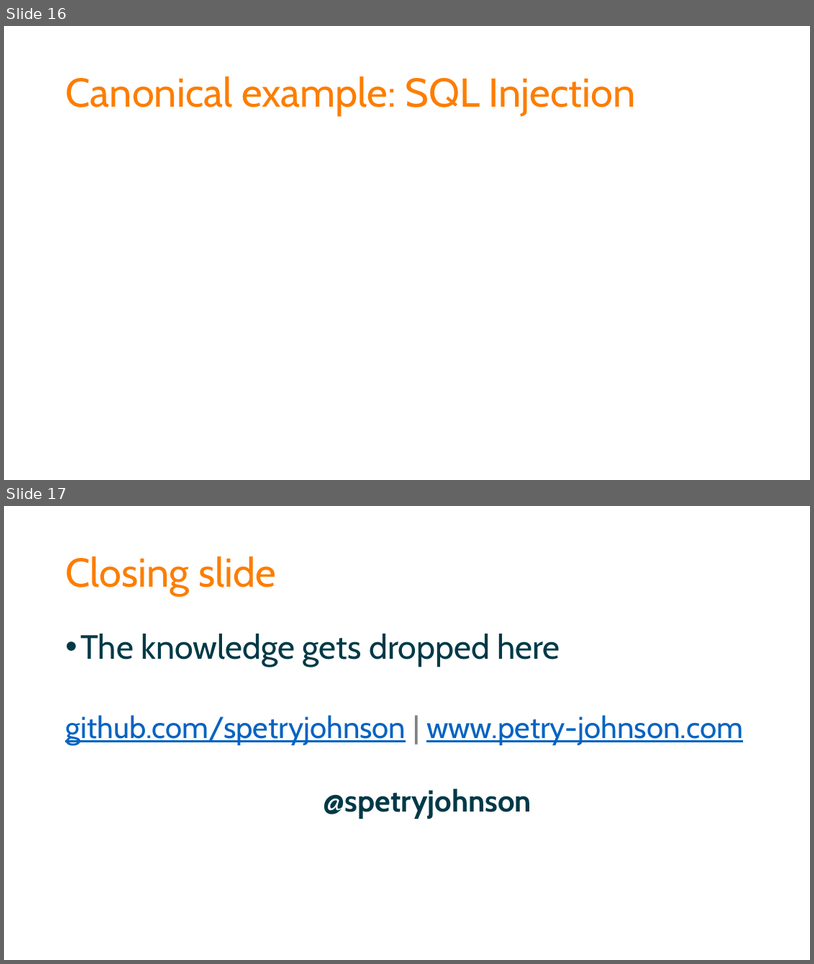
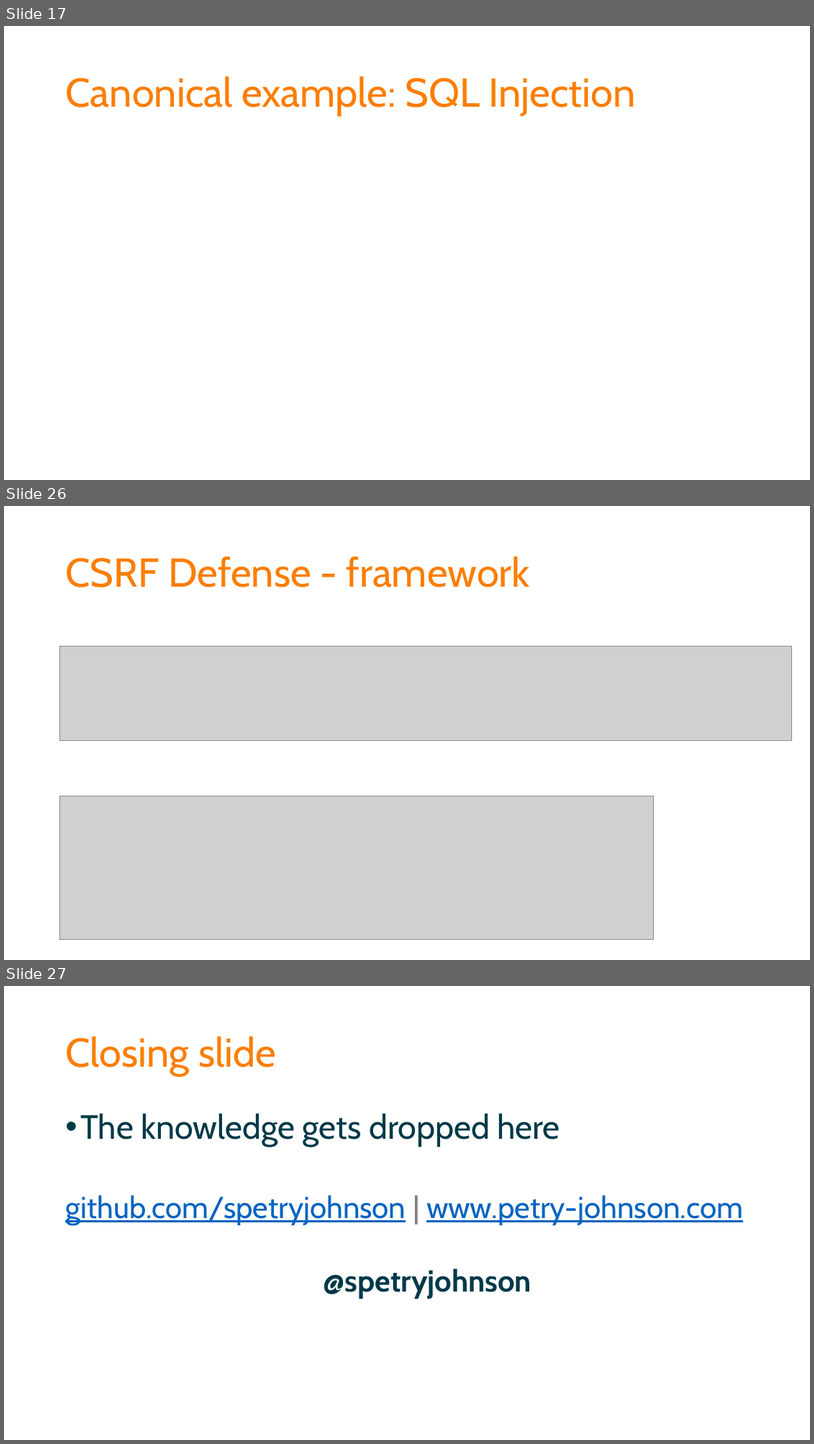
Before and after one commit to spetryjohnson/Talk---Dont-Write-Secure-Code-Design-Secure-Systems, a slide deck: Secure Systems - CodeMash 2017.pptx. Shown one above the other, each under a label of ours: slides 16 and 17 before the commit, slides 17, 26 and 27 after it; the slides between them are not shown. The pictures are 814x964 and 814x1444 pixels, drawn with LibreOffice and Linux fonts; fonts in the diff are those of the drawing; grey boxes stand for pictures. Boxes give left, top, right and bottom in pixels: in the first picture for what was removed or moved away, otherwise in the second. Text is boxed around its words. In the diff, an @@ line names an element or a change of style, - is before the commit and + after.

```diff
--- a/Secure Systems - CodeMash 2017.pptx
+++ b/Secure Systems - CodeMash 2017.pptx
@@ slide 26 added at [4, 506, 810, 960], background #FFFFFF @@
@@ title added at [65, 556, 530, 587], 48 pt, text #FD7D00 @@
+CSRF Defense - framework
@@ picture added at [59, 646, 792, 740] @@
@@ picture added at [59, 795, 654, 939] @@
@@ what was slide 16 is now slide 17 @@
@@ what was slide 17 is now slide 27 @@
```
Also in this commit, not shown: 9 other slides added, 1 other file.
